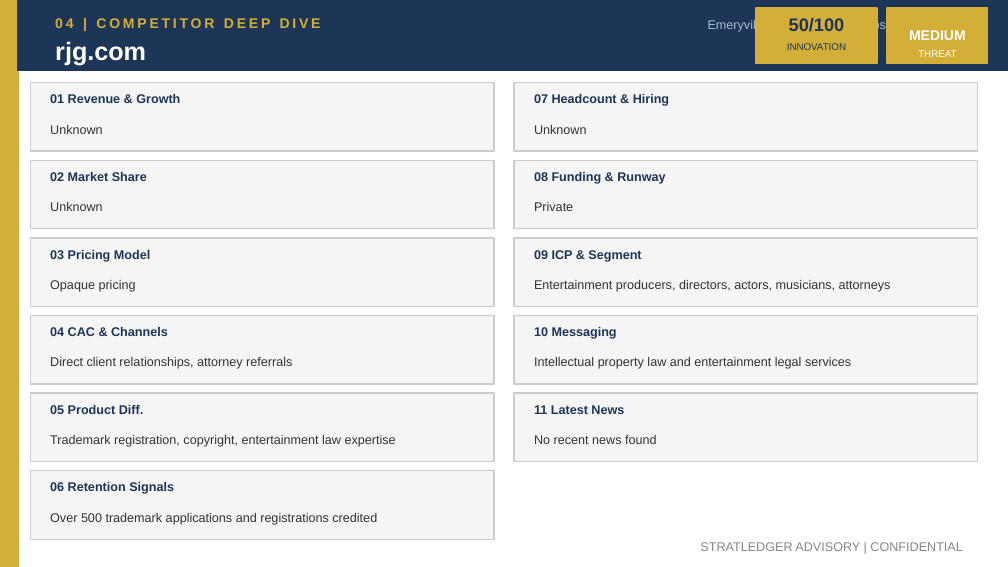
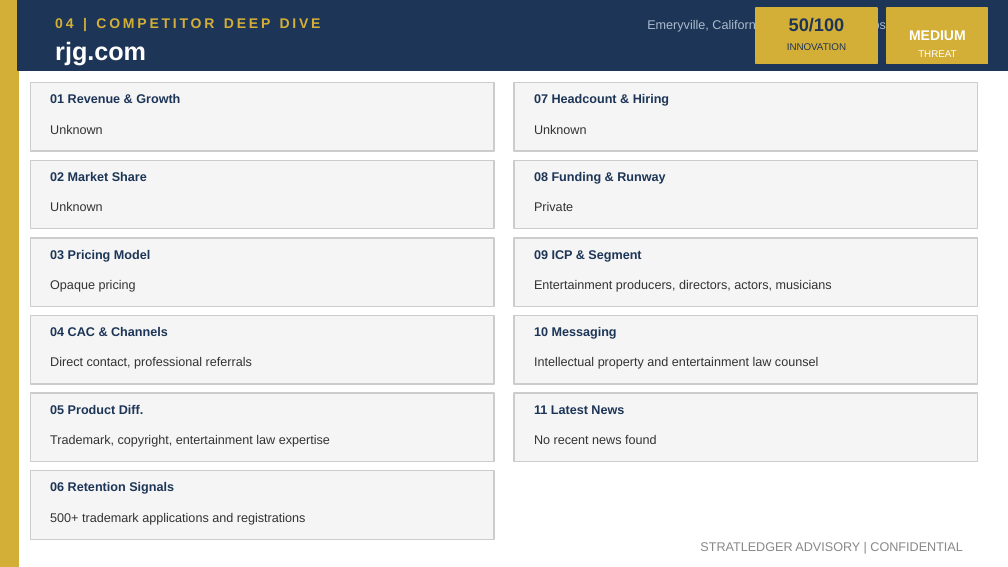
Before and after one commit to apexmakeshop-dot/droplet-commands, a slide deck: slide 6 of mesh_bioplastics_CI_Report.pptx. Drawn at 1008x567 pixels with LibreOffice and Linux fonts; fonts in the diff are those of the drawing. Boxes give left, top, right and bottom in pixels: in the first picture for what was removed or moved away, otherwise in the second. Text is boxed around its words. In the diff, an @@ line names an element or a change of style, - is before the commit and + after.

```diff
--- a/mesh_bioplastics_CI_Report.pptx
+++ b/mesh_bioplastics_CI_Report.pptx
@@ text at (x1=647, y1=19, x2=968, y2=32): text changed @@
-Emeryville, United States | https://www.rjg.com
+Emeryville, California, United States | https://www.rjg.com
@@ text at (x1=534, y1=280, x2=832, y2=292): text changed @@
-Entertainment producers, directors, actors, musicians, attorneys
+Entertainment producers, directors, actors, musicians
@@ text at (x1=50, y1=357, x2=252, y2=369): text changed @@
-Direct client relationships, attorney referrals
+Direct contact, professional referrals
@@ text at (x1=534, y1=357, x2=818, y2=369): text changed @@
-Intellectual property law and entertainment legal services
+Intellectual property and entertainment law counsel
@@ text at (x1=50, y1=435, x2=330, y2=447): text changed @@
-Trademark registration, copyright, entertainment law expertise
+Trademark, copyright, entertainment law expertise
@@ text at (x1=50, y1=513, x2=306, y2=525): text changed @@
-Over 500 trademark applications and registrations credited
+500+ trademark applications and registrations
```
Also in this commit, not shown: 4 other slides changed.
